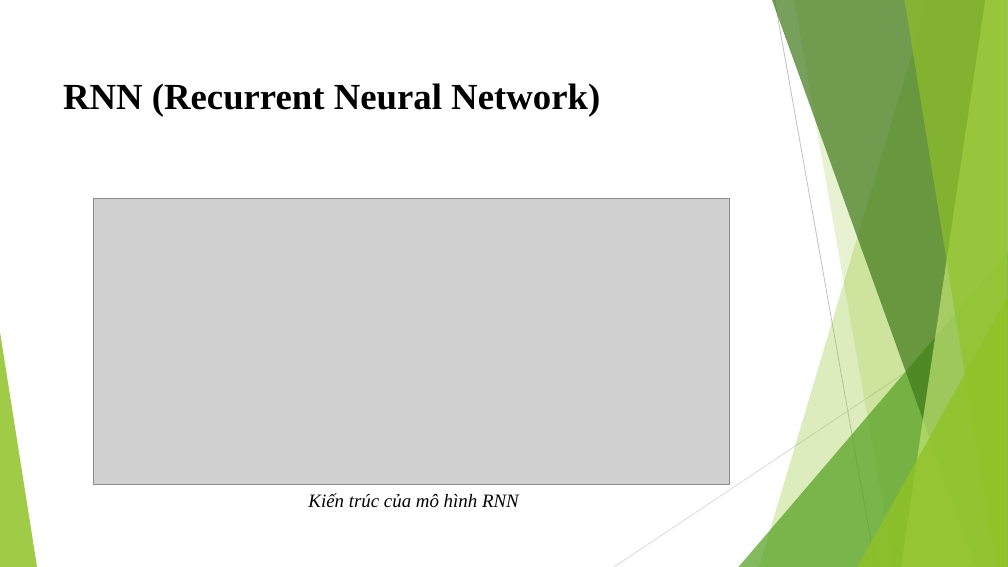
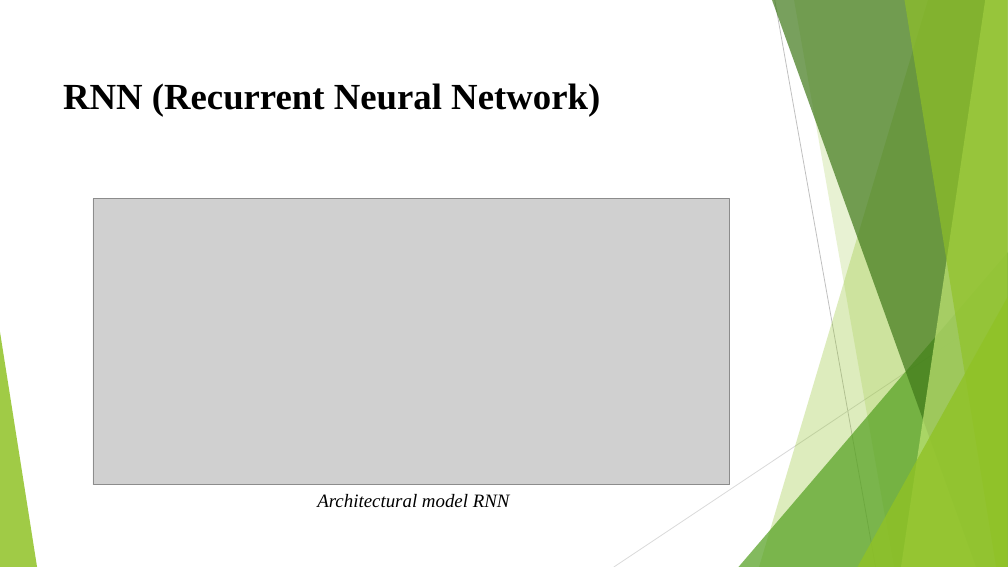
Before and after one commit to trungpham2701/KLTN-CommentGenerationForOutfit, a slide deck: slide 11 of BaoCaoKLTN.pptx. Drawn at 1008x567 pixels with LibreOffice and Linux fonts; fonts in the diff are those of the drawing; grey boxes stand for pictures. Boxes give left, top, right and bottom in pixels: in the first picture for what was removed or moved away, otherwise in the second. Text is boxed around its words. In the diff, an @@ line names an element or a change of style, - is before the commit and + after.

```diff
--- a/BaoCaoKLTN.pptx
+++ b/BaoCaoKLTN.pptx
@@ text at <box>317,494,510,508</box>: text changed @@
-Kiến trúc của mô hình RNN
+Architectural model RNN
```
Also in this commit, not shown: 14 other slides changed, 6 slides added, 6 slides removed.
